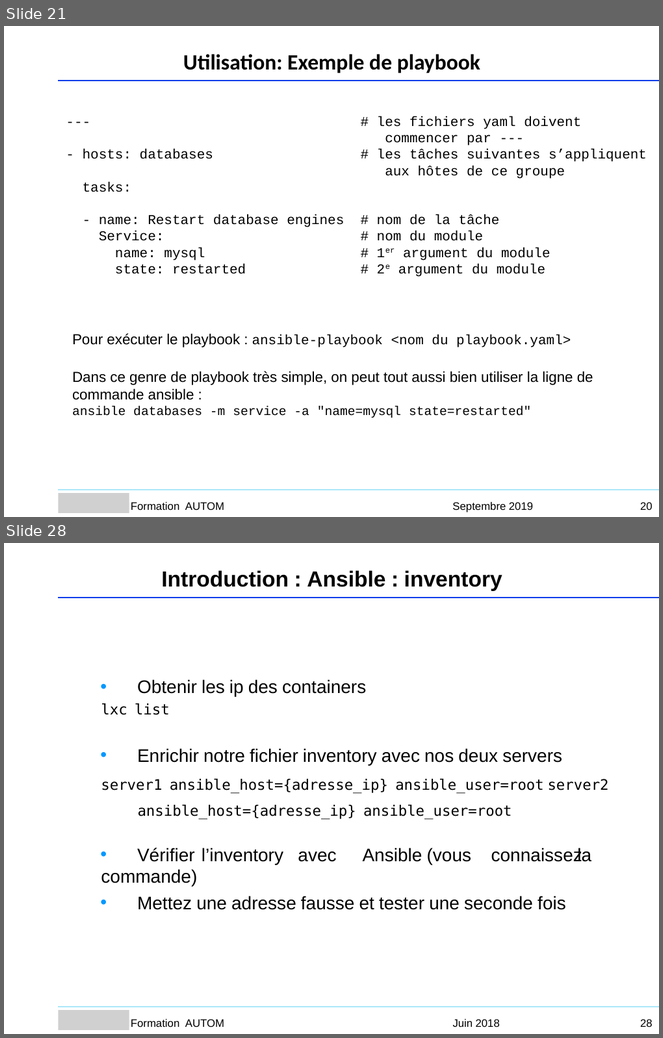
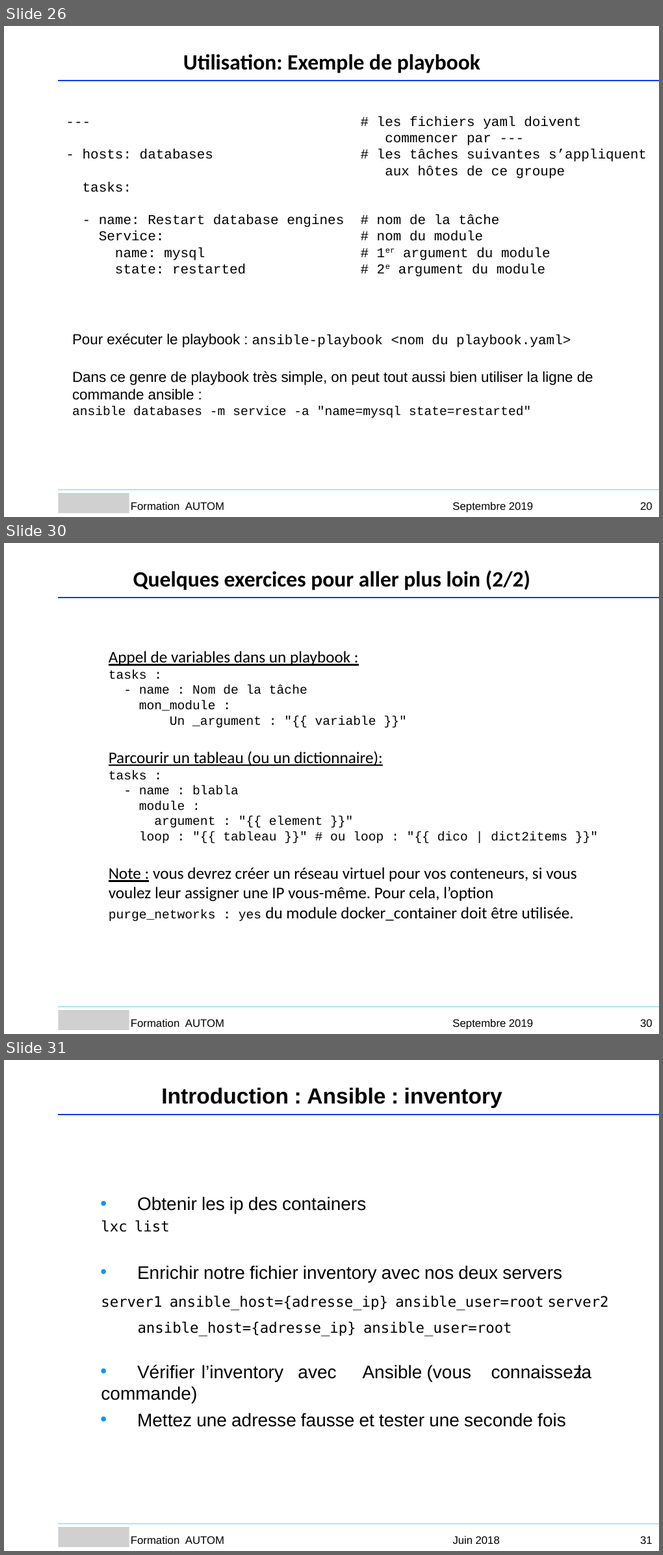
Before and after one commit to Sputnik93/cours_ansible, a slide deck: Ansible_support_cours_AGO.ppt. Shown one above the other, each under a label of ours: slides 21 and 28 before the commit, slides 26, 30 and 31 after it; the slides between them are not shown. The pictures are 663x1038 and 663x1555 pixels, drawn with LibreOffice and Linux fonts; fonts in the diff are those of the drawing; grey boxes stand for pictures; background and template pictures are left out. Boxes give left, top, right and bottom in pixels: in the first picture for what was removed or moved away, otherwise in the second. Text is boxed around its words. In the diff, an @@ line names an element or a change of style, - is before the commit and + after.

```diff
--- a/Ansible_support_cours_AGO.ppt
+++ b/Ansible_support_cours_AGO.ppt
@@ slide 30 added at (x1=4, y1=543, x2=659, y2=1034), background #FFFFFF @@
@@ text added at (x1=133, y1=570, x2=530, y2=590), 24 pt, text #000000, bold @@
+Quelques exercices pour aller plus loin (2/2)
@@ freeform shape added at (x1=59, y1=598, x2=659, y2=598), outline #053CE8 0.99 pt @@
@@ text added at (x1=109, y1=651, x2=577, y2=921), 18 pt, text #000000 @@
+Appel de variables dans un playbook :
+tasks :
+- name : Nom de la tâche
+mon_module :
+Un _argument : "{{ variable }}"
+Parcourir un tableau (ou un dictionnaire):
+tasks :
+- name : blabla
+module :
+argument : "{{ element }}"
+loop : "{{ tableau }}" # ou loop : "{{ dico | dict2items }}"
+Note : vous devrez créer un réseau virtuel pour vos conteneurs, si vous voulez leur assigner une IP vous-même. Pour cela, l’option purge_networks : yes du module docker_container doit être utilisée.
@@ freeform shape added at (x1=59, y1=1007, x2=659, y2=1007), outline #AAE7F9 0.99 pt @@
@@ picture added at (x1=59, y1=1011, x2=130, y2=1031) @@
@@ text added at (x1=131, y1=1019, x2=224, y2=1027), 12 pt, text #000000 @@
+Formation AUTOM
@@ text added at (x1=452, y1=1019, x2=533, y2=1030), 12 pt, text #000000 @@
+Septembre 2019
@@ page number added at (x1=640, y1=1019, x2=653, y2=1027), 12 pt, text #000000 @@
+30
@@ what was slide 21 is now slide 26 @@
@@ what was slide 28 is now slide 31 @@
@@ page number at (x1=640, y1=1536, x2=653, y2=1544): text changed @@
-28
+31
```
Also in this commit, not shown: 7 other slides added, 5 slides removed, 1 other file.
